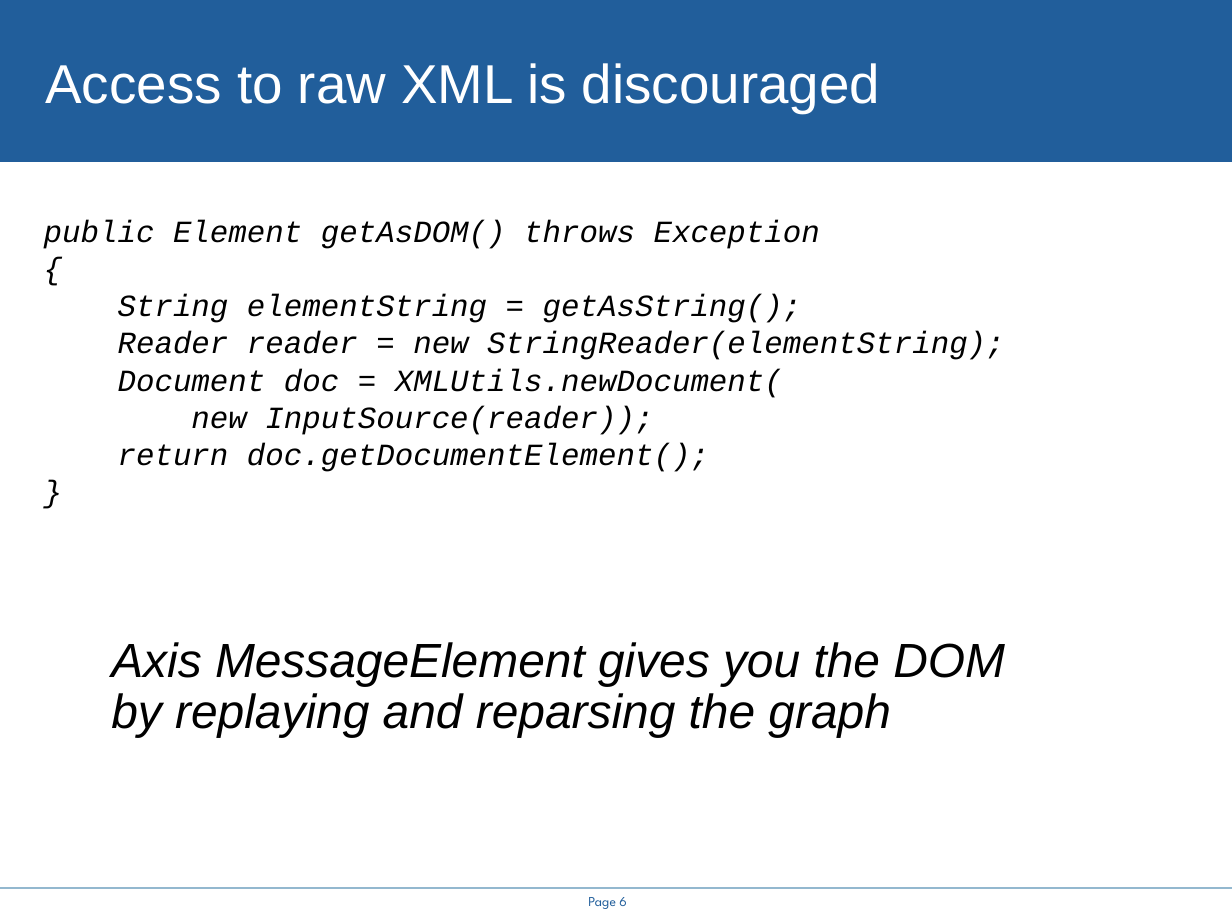
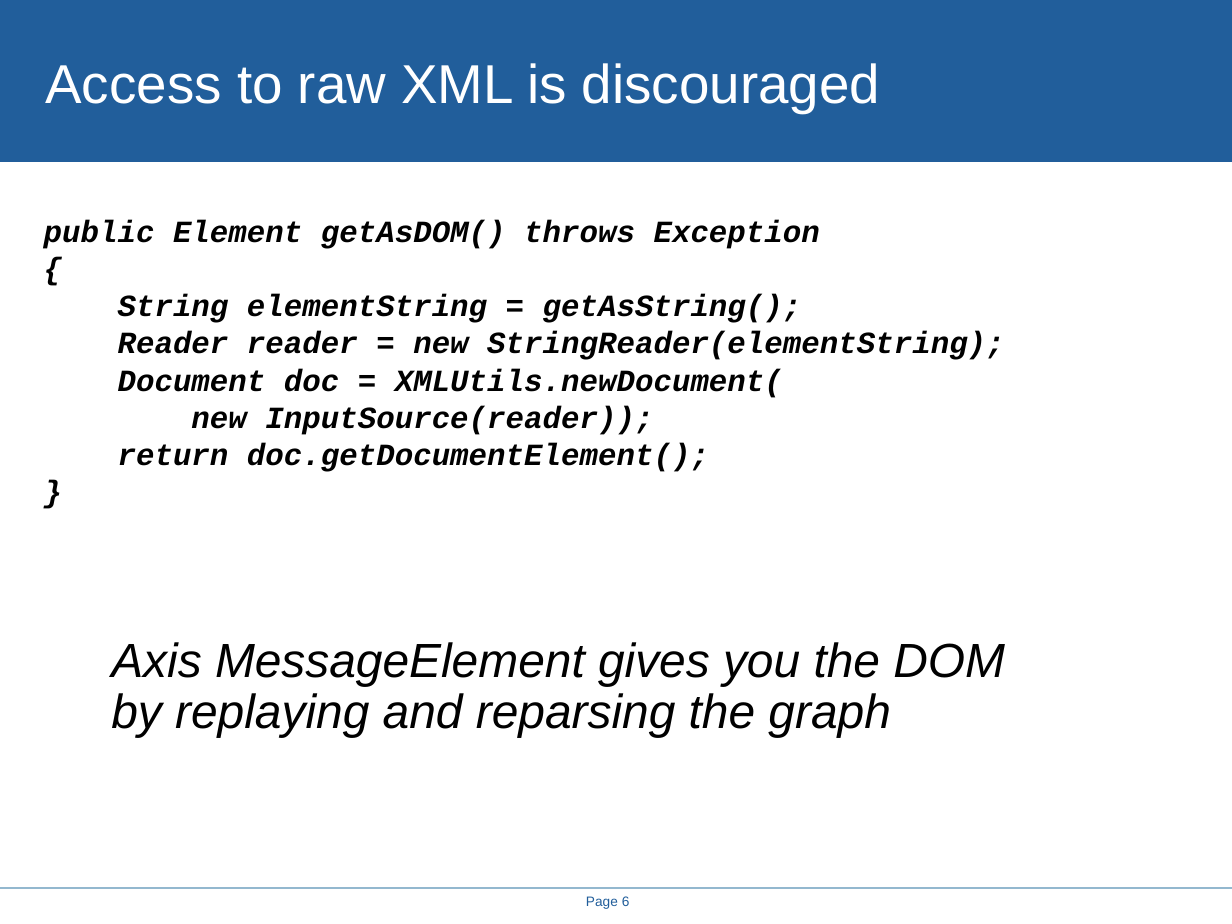
Before and after one commit to steveloughran/smartfrog, a slide deck: slide 6 of projects/alpine/doc/icws2005/rethinking_the_java_SOAP_stack.ppt. Drawn at 1232x924 pixels with LibreOffice and Linux fonts; fonts in the diff are those of the drawing; background and template pictures are left out. Boxes give left, top, right and bottom in pixels: in the first picture for what was removed or moved away, otherwise in the second. Text is boxed around its words. In the diff, an @@ line names an element or a change of style, - is before the commit and + after.

```diff
--- a/projects/alpine/doc/icws2005/rethinking_the_java_SOAP_stack.ppt
+++ b/projects/alpine/doc/icws2005/rethinking_the_java_SOAP_stack.ppt
@@ text "public Element getAsDOM() throws Exception" at (x1=44, y1=219, x2=1005, y2=472): bold on @@
@@ page number at (x1=586, y1=896, x2=630, y2=909): font League Spartan to Arial @@
```
Also in this commit, not shown: 14 other slides changed, 4 slides added, 4 slides removed, 8 other files.
